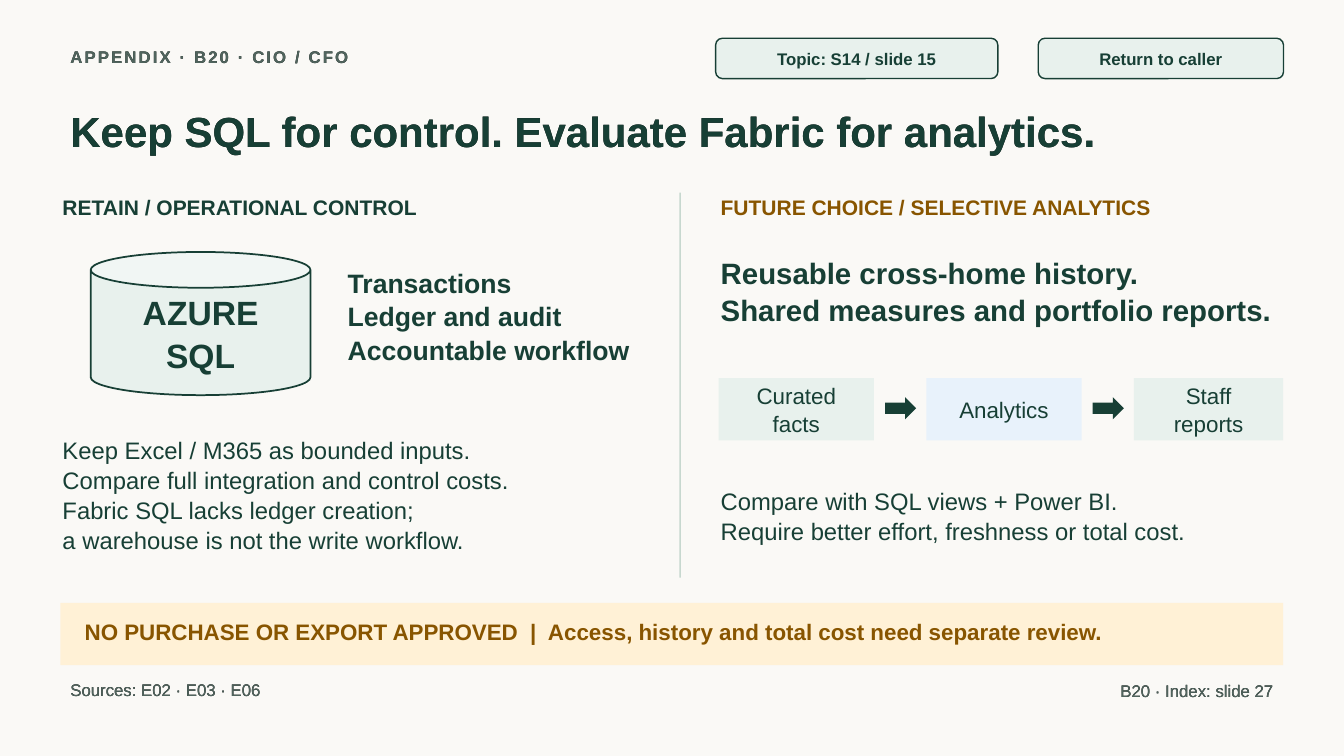
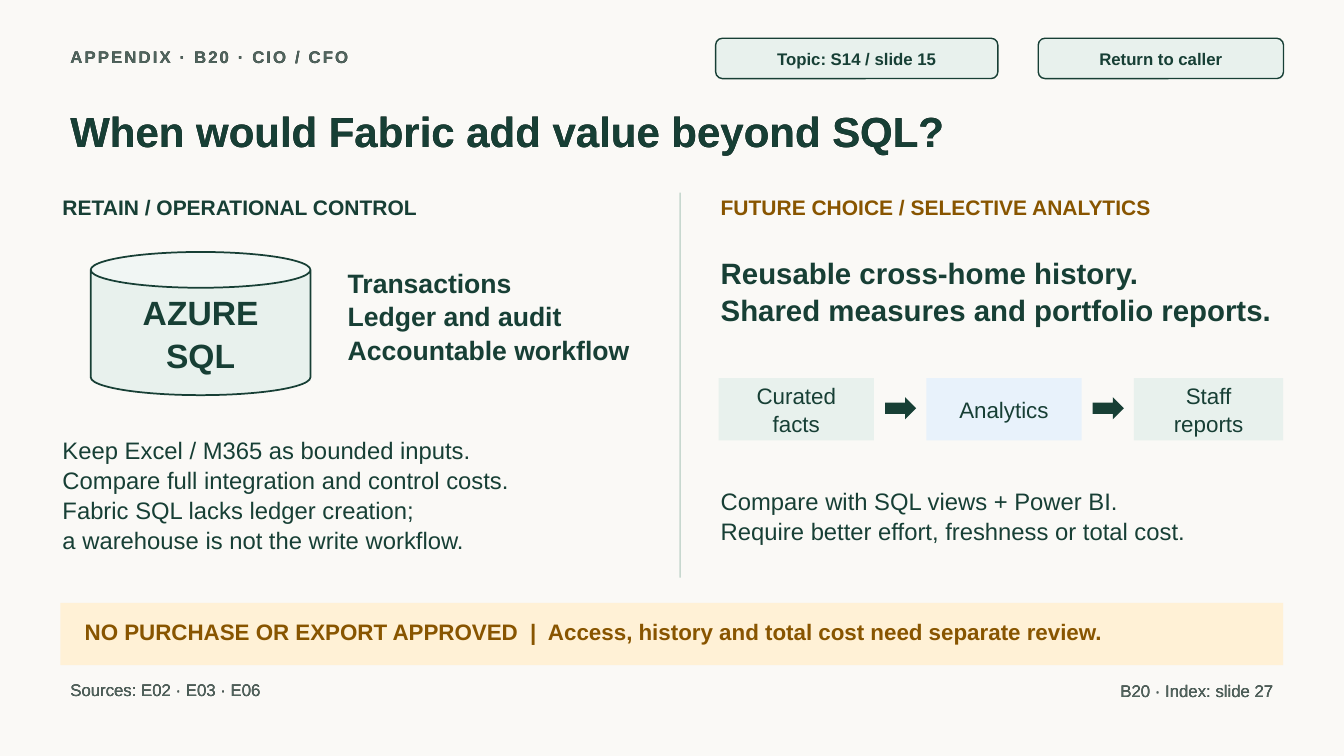
Before and after one commit to jmservera/ama, a slide deck: slide 47 of docs/capstone/deck/zava-forward-cowork-v2-draft.pptx. Drawn at 1344x756 pixels with LibreOffice and Linux fonts; fonts in the diff are those of the drawing. Boxes give left, top, right and bottom in pixels: in the first picture for what was removed or moved away, otherwise in the second. Text is boxed around its words. In the diff, an @@ line names an element or a change of style, - is before the commit and + after.

```diff
--- a/docs/capstone/deck/zava-forward-cowork-v2-draft.pptx
+++ b/docs/capstone/deck/zava-forward-cowork-v2-draft.pptx
@@ text at [70, 116, 944, 155]: text changed @@
-Keep SQL for control. Evaluate Fabric for analytics.
+When would Fabric add value beyond SQL?
```
Also in this commit, not shown: 9 other slides changed, 1 slide added, 1 slide removed, 26 other files.
